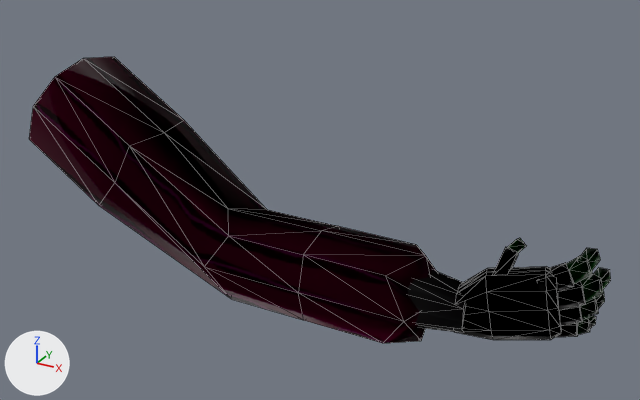
An edit to the glTF model Model/Arm.glb, drawn before and after from the same camera.
One viewpoint serves both versions: a 50 mm camera at (0.571, -0.789, 1.313) aimed at (0.125, 0.022, 0.908). Arrows for +X, +Y and +Z are at lower left; the lights stay in place. Mesh edges are drawn as thin lines. Vertices at the same position are counted once.
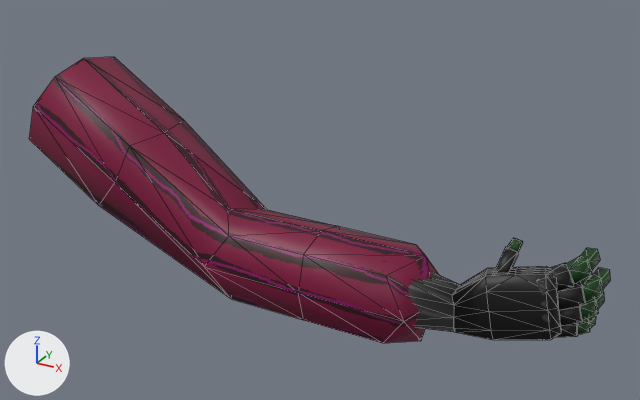
Commit message: Arm en Headbob

Changed parts and their boxes [x1, y1, x2, y2] in the pictures (640 x 400 px; the box of a moved part takes in the faces that stretch with it):
'Cube.026', reshaped, moved, turned, rescaled: [29, 57, 611, 343] in both
part 1 of me_cube_028, moved or reshaped: before [29, 57, 436, 343]; after [29, 57, 439, 343]
part 2 of me_cube_028, deleted (black): before [408, 238, 611, 340]
part 3 of me_cube_028, added (black): after [408, 238, 611, 340]

The change, as a diff of the scene's bpy script:
```diff
--- a/Model/Arm.glb.py
+++ b/Model/Arm.glb.py
@@ me_cube_028 @@
 # used by ob_cube_026; location = (-0.2155, 0.0569, 0.9825); rotation_euler = (0.0, -0.956, 0.0), in degrees (0, -55, 0); scale = (-0.271, -0.271, -0.271)
-me_cube_028.from_pydata(...)  # 220 vertices, 372 faces; spans x -1.13..0.22, y -0.04..0.43, z -0.04..2.32
+me_cube_028.from_pydata(...)  # 221 vertices, 396 faces; spans x -0.45..0.32, y -0.42..0.56, z 0.2..2.48
+# me_cube_028 part 1: the loose piece of 42 vertices spanning x -0.72..0.22, y -0.01..0.43, z -0.04..1.89 is multiplied about its middle by the matrix ((0.837, -0.221, 0.252), (-0.097, -0.808, -0.387), (-0.321, -0.333, 0.774)), then moved by (0.19, -0.17, 0.2)
+# me_cube_028 part 2: 16 loose pieces with 178 vertices, spanning x -1.13..-0.35, y -0.04..0.34, z 1.55..2.32, are deleted
+# me_cube_028 part 3
+# 158 vertices are added at x -0.45..0.07, y -0.38..-0.08, z 1.68..2.48
+# 10 new vertices lie (0.05, -0.02, 0.03) away from vertices in x -0.43..-0.27, y -0.34..-0.19, z 2.26..2.42
+# 6 new vertices lie (0.04, -0.01, 0.02) away from vertices in x -0.39..-0.32, y -0.28..-0.17, z 2.39..2.46
+# 5 new vertices lie (0.04, 0.0, -0.09) away from vertices in x -0.39..-0.36, y -0.28..-0.23, z 2.14..2.24
+# 316 new faces join them
 me_cube_028.materials.append(mat_material)
@@ ob_cube_026 @@
 ob_cube_026 = bpy.data.objects.new('Cube.026', me_cube_028)
-ob_cube_026.location = (-0.2155, 0.0569, 0.9825)
-ob_cube_026.rotation_euler = (0.0, -0.956, 0.0)  # degrees (0, -55, 0)
-ob_cube_026.scale = (-0.271, -0.271, -0.271)
+ob_cube_026.location = (-0.2805, -0.1306, 0.9425)
+ob_cube_026.rotation_euler = (-1.025, 1.975, -0.675)  # degrees (-59, 113, -39)
+ob_cube_026.scale = (0.301, 0.301, 0.301)
```
